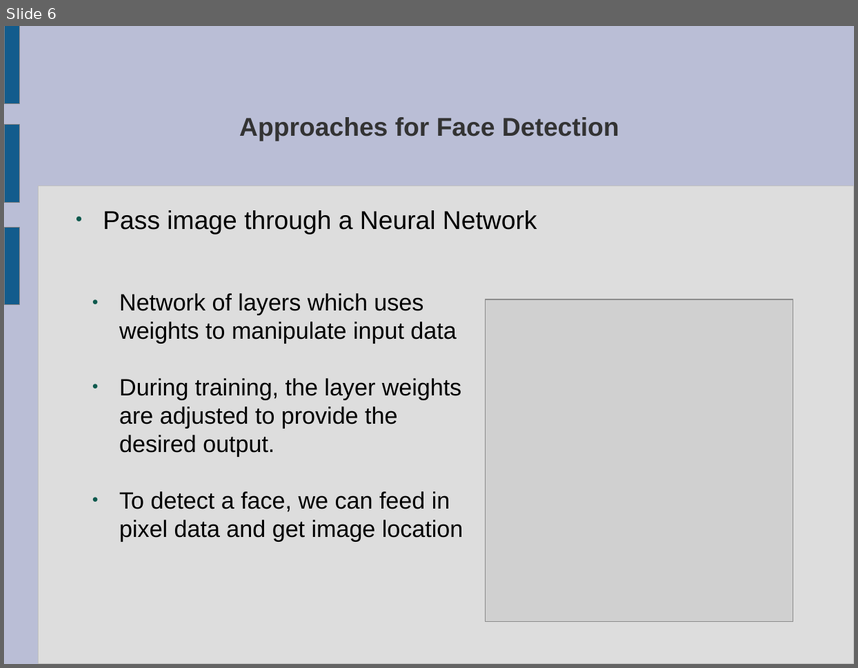
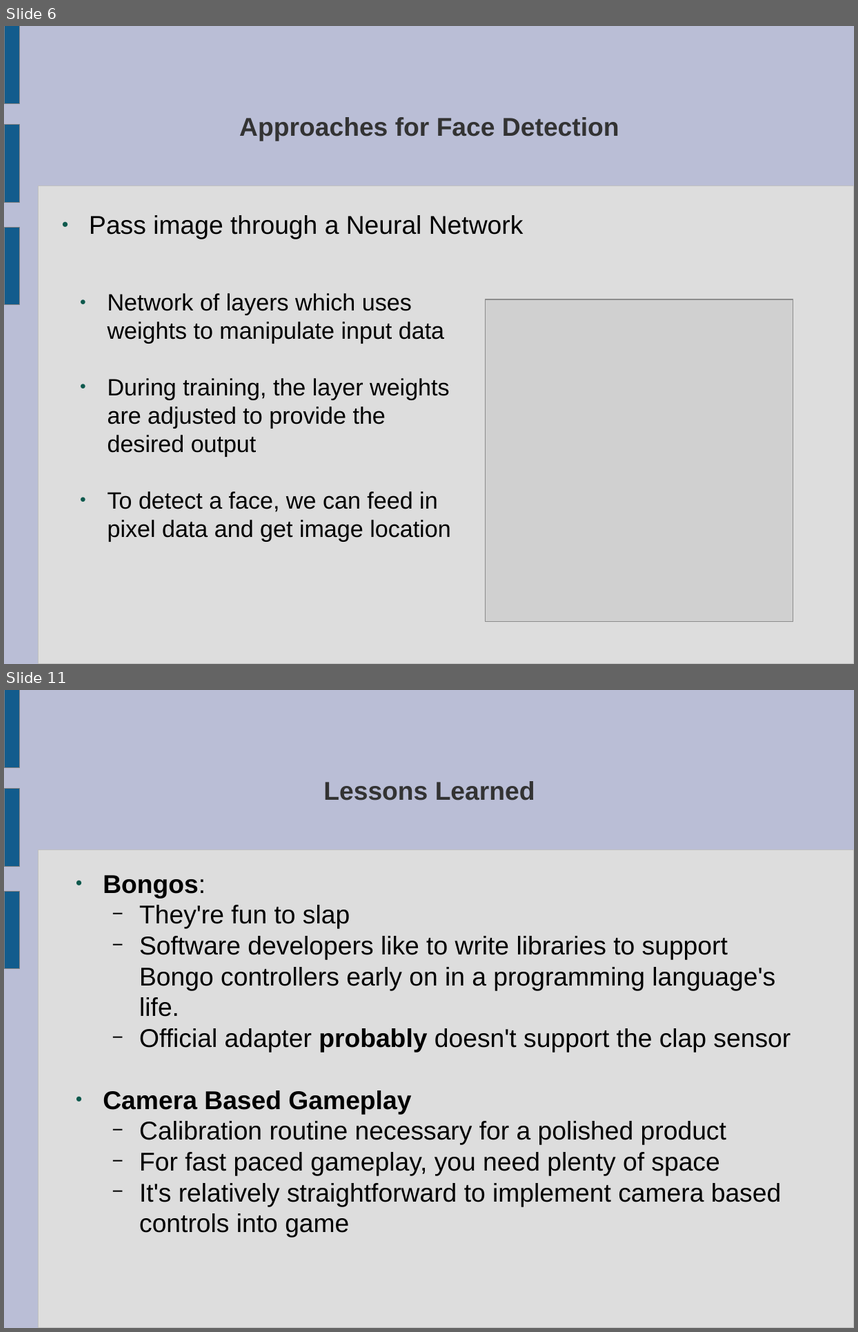
Before and after one commit to Payne325/Talks, a slide deck: bongosero/Games Wales/Games Wales Presentation.odp. Shown one above the other, each under a label of ours: slide 6 before the commit, slides 6 and 11 after it; the slides between them are not shown. The pictures are 858x668 and 858x1332 pixels, drawn with LibreOffice and Linux fonts; fonts in the diff are those of the drawing; grey boxes stand for pictures. Boxes give left, top, right and bottom in pixels: in the first picture for what was removed or moved away, otherwise in the second. Text is boxed around its words. In the diff, an @@ line names an element or a change of style, - is before the commit and + after.

```diff
--- a/bongosero/Games Wales/Games Wales Presentation.odp
+++ b/bongosero/Games Wales/Games Wales Presentation.odp
@@ slide 11 added at [4, 690, 854, 1328], background #BABED6; not listed: 4 template elements that a slide beside it also shows @@
@@ title added at [323, 781, 535, 800], 24 pt, text #333333, bold @@
+Lessons Learned
@@ text added at [103, 875, 791, 1237], 24 pt, text #000000 @@
+● Bongos:
+  − They're fun to slap
+  − Software developers like to write libraries to support Bongo controllers early on in a programming language's life.
+  − Official adapter probably doesn't support the clap sensor
+● Camera Based Gameplay
+  − Calibration routine necessary for a polished product
+  − For fast paced gameplay, you need plenty of space
+  − It's relatively straightforward to implement camera based controls into game
@@ slide 6 changed as well @@
@@ text "Pass image through a Neural ...": place and size @@
-text "Pass image through a Neural ..." at [103, 210, 537, 234]
+text "Pass image through a Neural ..." at [89, 215, 524, 239]
@@ text "Network of layers which uses ...": place and size @@
-text "Network of layers which uses ..." at [119, 293, 463, 541]
+text "Network of layers which uses ..." at [107, 293, 450, 541]
@@ text at [107, 378, 450, 456]: text changed @@
-● During training, the layer weights are adjusted to provide the desired output.
+● During training, the layer weights are adjusted to provide the desired output
```
Also in this commit, not shown: 6 other slides changed, 5 other slides added, 6 slides removed, 1 other file.
